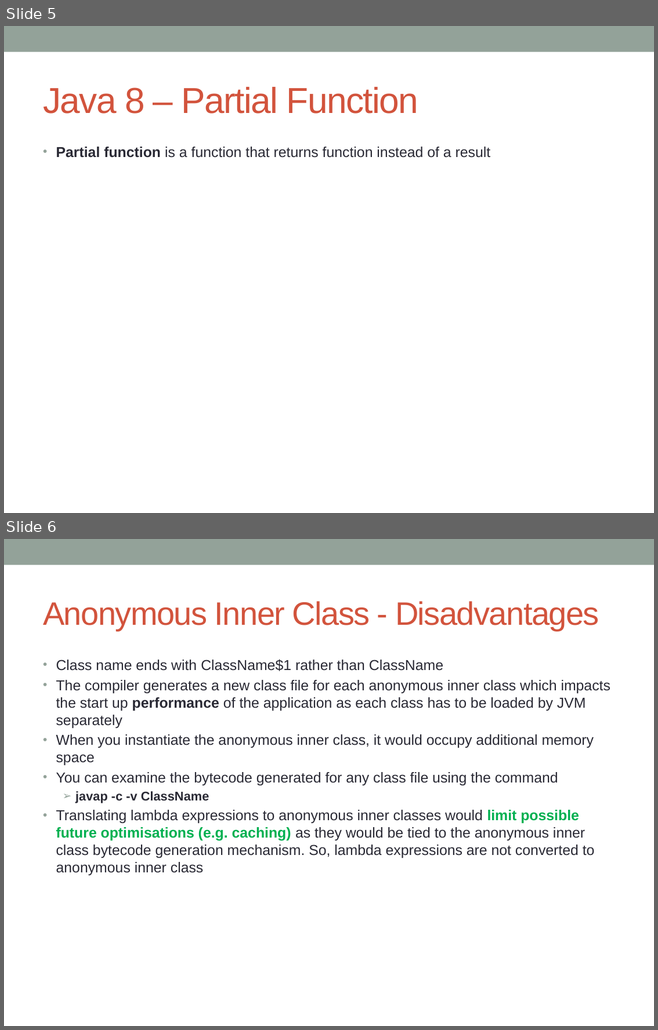
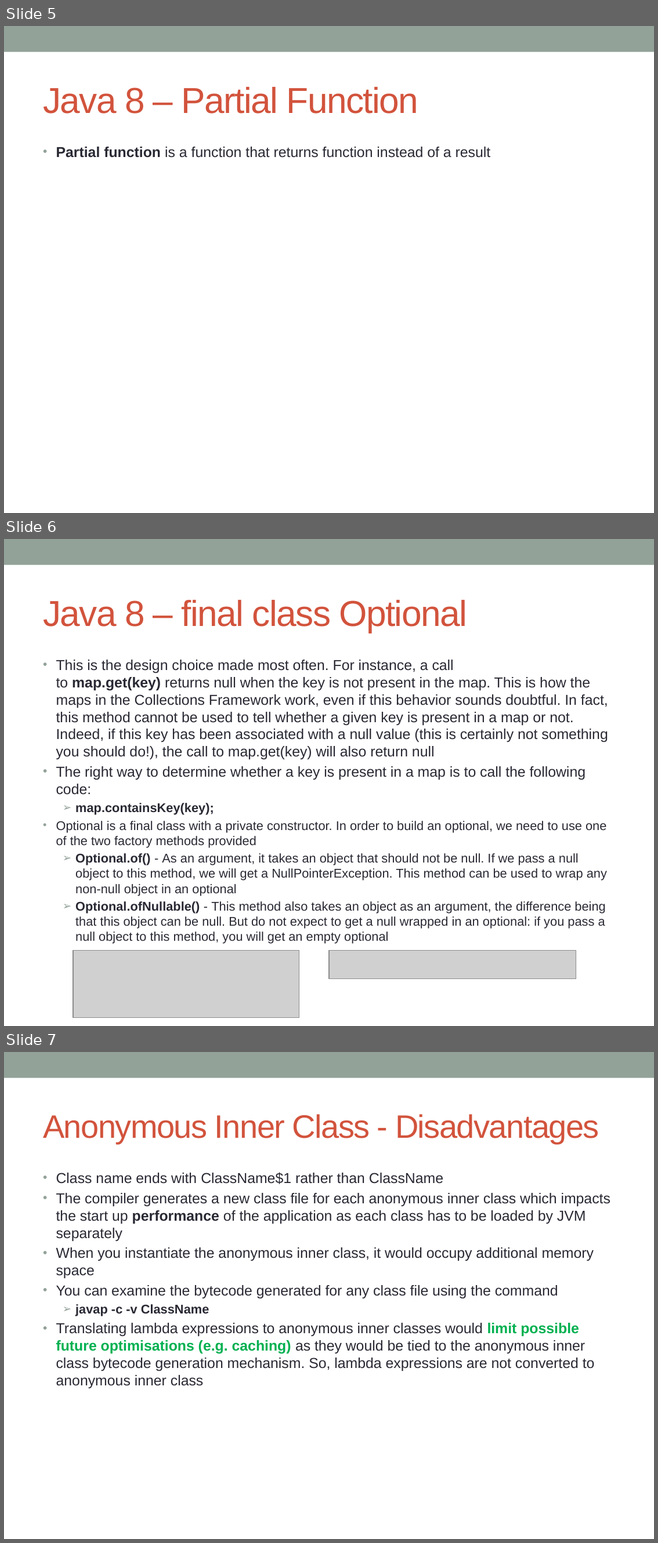
Before and after one commit to notionquest/ProjectDocumentation, a slide deck: Java8.pptx. Shown one above the other, each under a label of ours: slides 5 and 6 before the commit, slides 5, 6 and 7 after it. The pictures are 658x1030 and 658x1543 pixels, drawn with LibreOffice and Linux fonts; fonts in the diff are those of the drawing; grey boxes stand for pictures. Boxes give left, top, right and bottom in pixels: in the first picture for what was removed or moved away, otherwise in the second. Text is boxed around its words. In the diff, an @@ line names an element or a change of style, - is before the commit and + after.

```diff
--- a/Java8.pptx
+++ b/Java8.pptx
@@ slide 6 added at (4,539,654,1026), background #FFFFFF; not listed: 1 template element that a slide beside it also shows @@
@@ title added at (43,600,467,633), 40 pt, text #D2533C @@
+Java 8 – final class Optional
@@ text added at (56,660,608,944), 14 pt, text #292934 @@
+• This is the design choice made most often. For instance, a call to map.get(key) returns null when the key is not present in the map. This is how the maps in the Collections Framework work, even if this behavior sounds doubtful. In fact, this method cannot be used to tell whether a given key is present in a map or not. Indeed, if this key has been associated with a null value (this is certainly not something you should do!), the call to map.get(key) will also return null
+• The right way to determine whether a key is present in a map is to call the following code:
+  ➢ map.containsKey(key);
+• Optional is a final class with a private constructor. In order to build an optional, we need to use one of the two factory methods provided
+  ➢ Optional.of() - As an argument, it takes an object that should not be null. If we pass a null object to this method, we will get a NullPointerException. This method can be used to wrap any non‐null object in an optional
+  ➢ Optional.ofNullable() - This method also takes an object as an argument, the difference being that this object can be null. But do not expect to get a null wrapped in an optional: if you pass a null object to this method, you will get an empty optional
@@ picture added at (73,951,299,1017) @@
@@ picture added at (329,951,576,979) @@
@@ what was slide 6 is now slide 7 @@
```
Also in this commit, not shown: 1 slide changed, 1 other slide added, 5 other files.
